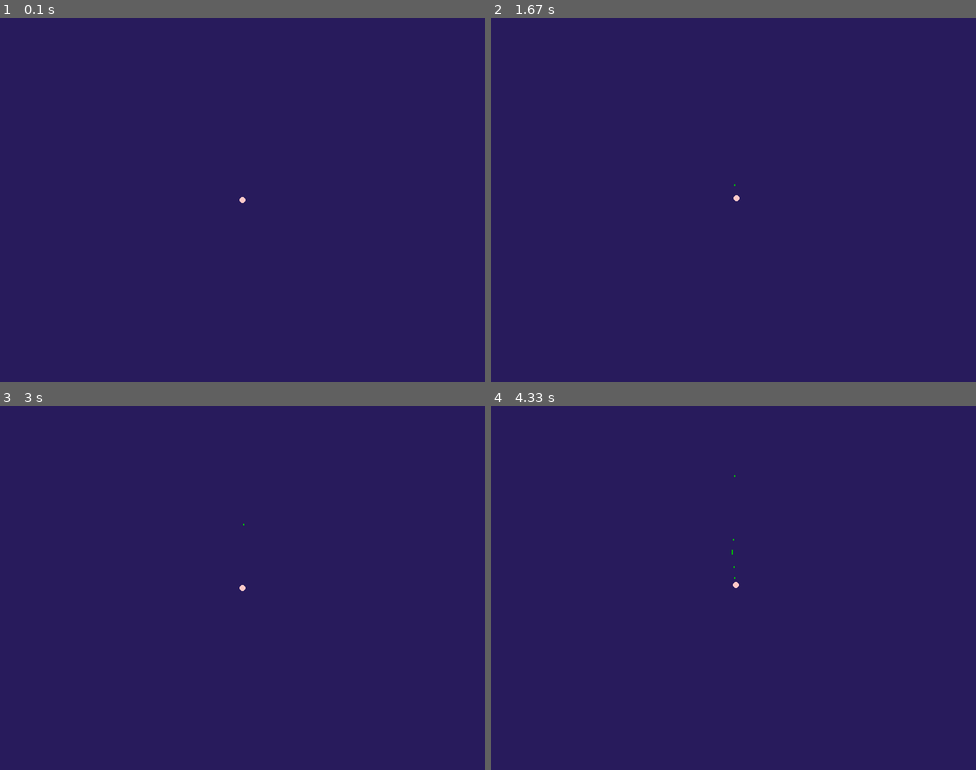
Above: before the commit, frames 1-4 (two rows, left to right).
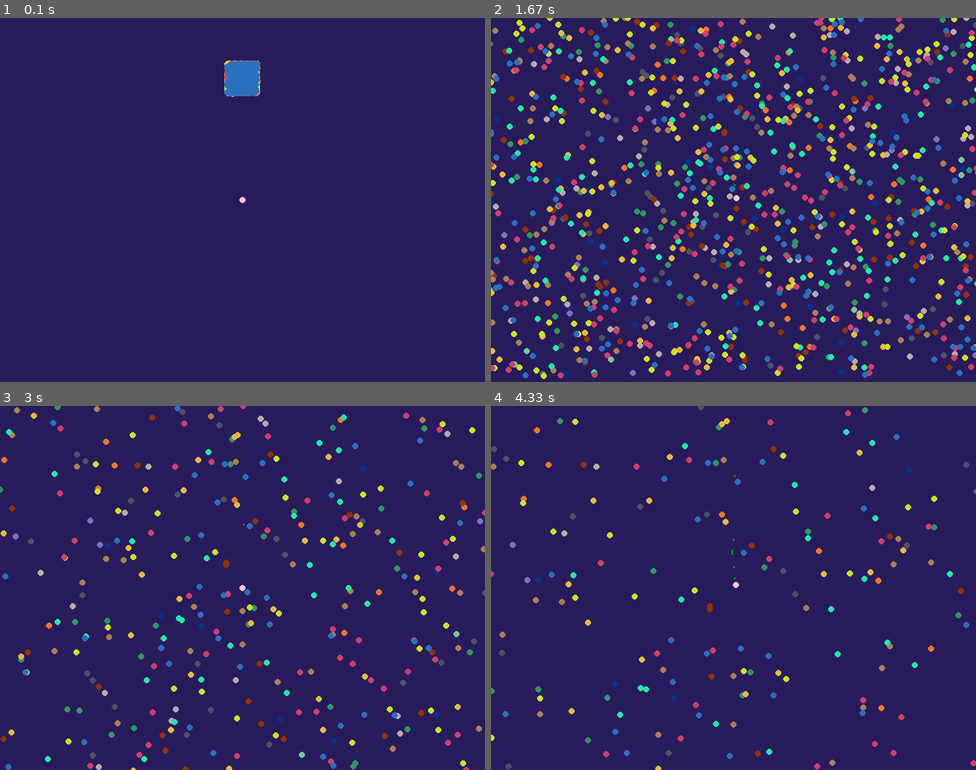
Above: after the commit, the same moments.

Repository: YuryNagorny/Gleb-Yura-PyGame
Game: pygame game, started from main.py
Two runs of this game, one before a commit and one after it. Both use one fixed random seed, a clock stepped at 60 frames per second and the inputs below.
Inputs (mouse positions are in pixels of both pictures, inside the frame that each line leads up to):
- Up to frame 1 (0.1 s): no input
- Up to frame 2 (1.67 s): hold D 0.33-0.8 s; hold W 0.83-1.13 s; click (888, 189) at 1.22 s; hold D from 1.5 s (still down)
- Up to frame 3 (3 s): release D at 1.97 s; hold A 2-2.53 s; hold S 2.57-2.87 s; hold A from 2.9 s (still down); tap Space at 2.97 s
- Up to frame 4 (4.33 s): tap Space at 3.27, 3.4, 3.8, 4.1 s; release A at 3.3 s; hold W 3.33-3.7 s; hold D from 3.73 s (still down)

The runs differ from the first frame. In frame 1, 0.7% of the frame differs, in the area x 46-54%, y 11-22%; in frame 2, 15%, in the area x 0-100%, y 0-100%; in frame 3, 5.1%; in frame 4, 2.6%.

Commit message:
Update main.py

Diff:
--- a/main.py
+++ b/main.py
@@ -3,11 +3,36 @@
 import random
 
 
-class projectile:
-    def __init__(self, x, y, r, color):
+class Attack:
+    def __init__(self):
+        coord = {1: (400, 100), 2: (400, 200), 3: (400, 300), 4: (400, 200), 5: (400, 300), 6: (400, 300)}
+        self.type_ = random.randint(1, 6)
+        self.count_projectiles = 300 // self.type_
+        c = random.randint(0, 3)
+        self.projectiles = []
+        for j in range(0, self.count_projectiles, (1, 10, 20, 50)[c]):
+            color = (random.randint(0, 255), random.randint(0, 255), random.randint(0, 255))
+            for i in range(0, j):
+                if c == 1:
+                    self.projectiles.append(Projectile(coord[self.type_][0], coord[self.type_][1], 3, color, i % 2))
+                if c == 2:
+                    self.projectiles.append(Projectile(coord[self.type_][0], coord[self.type_][1], 5, color, i % 2))
+                if c == 3:
+                    self.projectiles.append(Projectile(coord[self.type_][0], coord[self.type_][1] * -1, 10, color, i % 2))
+                if c == 5:
+                    self.projectiles.append(Projectile(coord[self.type_][0], coord[self.type_][1] * -1, 15, color, i % 2))
+                if c == 6:
+                    self.projectiles.append(Projectile(coord[self.type_][0], coord[self.type_][1] * -1, 25, color, i % 2))
+
+
+class Projectile:
+    def __init__(self, x, y, r, color, gravity):
         self.x = x
         self.y = y
-        self.v = (random.randint(0, 1), random.randint(0, 500) / 100, random.randint(0, 500) / 100)
+        if gravity:
+            self.v = (random.randint(0, 1), random.randint(0, 500) / 100, random.randint(0, 500) / 100)
+        else:
+            self.v = (random.randint(0, 1), random.randint(0, 500) / 100, random.randint(0, 500) / 100 * -1)
         self.r = r
         self.color = color
 
@@ -81,6 +106,9 @@
     size = width, height = 800, 600
     screen = pygame.display.set_mode(size)
     while run:
+        if len(projectiles) == 0:
+            a = Attack()
+            projectiles = a.projectiles.copy()
         clock = pygame.time.Clock()
         screen.fill(Screen.COLORS['blue'])
         keys = pygame.key.get_pressed()
@@ -118,7 +146,7 @@
             i.render()
             i.move()
             if i.kill(player):
-                print(1)
+                pass
         player.render()
         pygame.display.flip()
         clock.tick(Screen.FPS)
